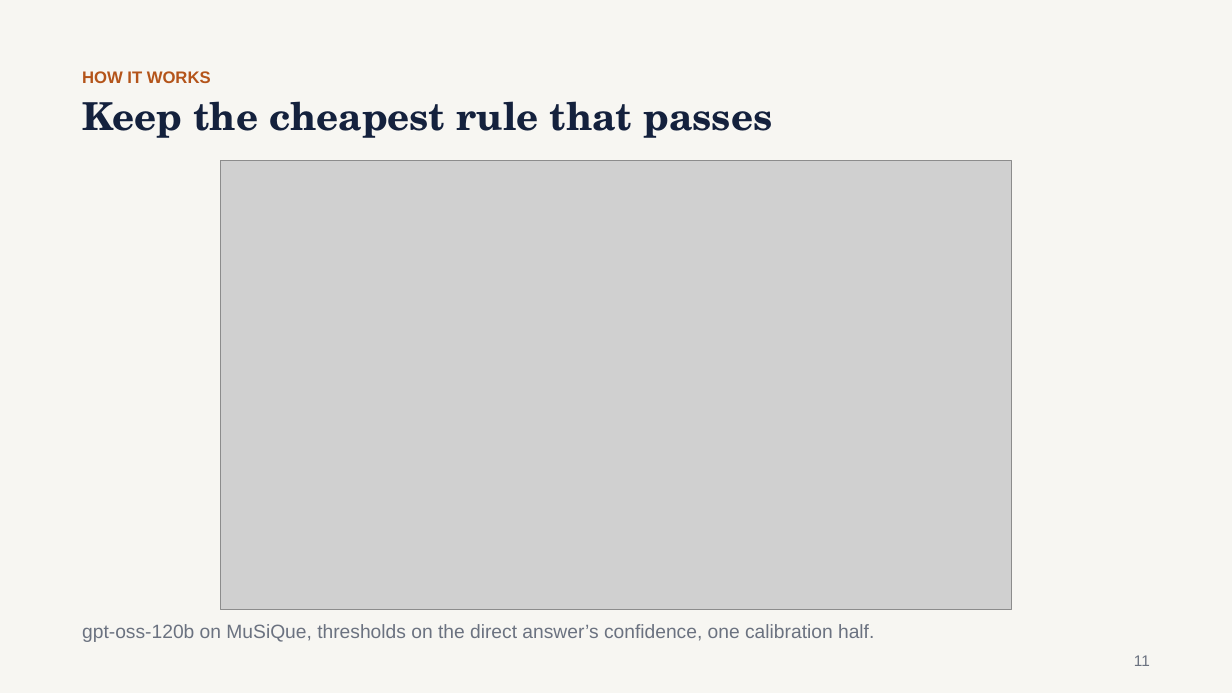
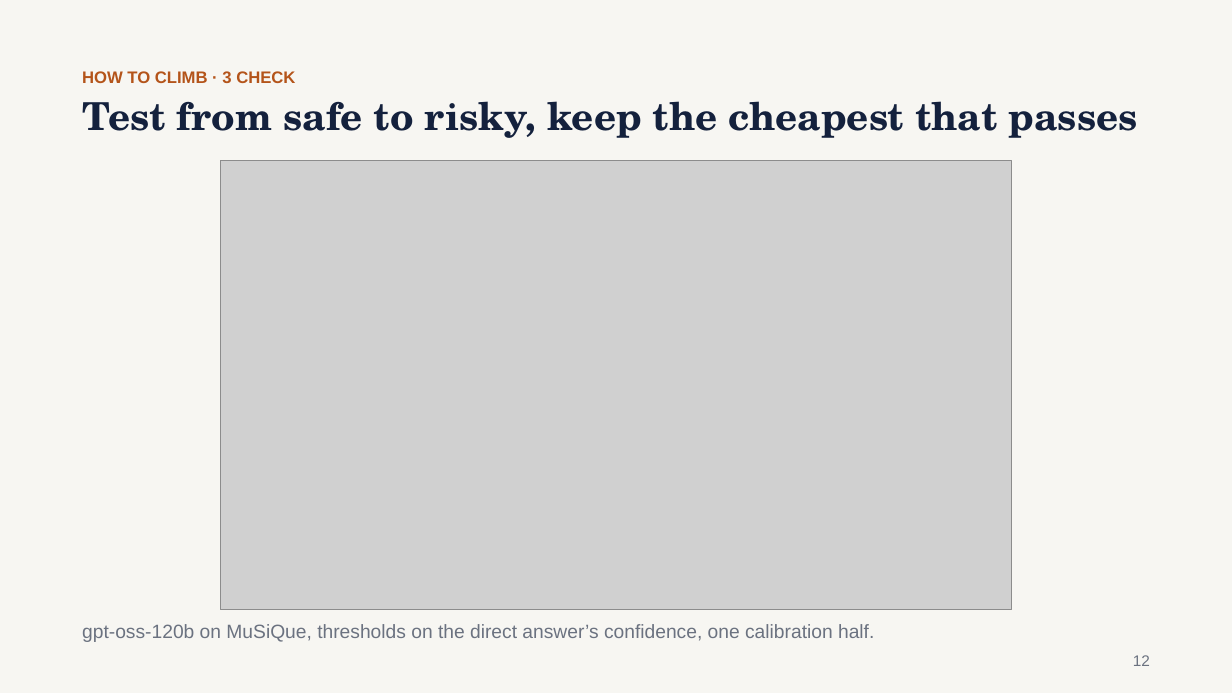
Before and after one commit to gaoj21/tokenbank, a slide deck: slide 12 of slides/CLIMB_talk.pptx (slide 11 before the commit). Drawn at 1232x693 pixels with LibreOffice and Linux fonts; fonts in the diff are those of the drawing; grey boxes stand for pictures. Boxes give left, top, right and bottom in pixels: in the first picture for what was removed or moved away, otherwise in the second. Text is boxed around its words. In the diff, an @@ line names an element or a change of style, - is before the commit and + after.

```diff
--- a/slides/CLIMB_talk.pptx
+++ b/slides/CLIMB_talk.pptx
@@ text at box(82, 71, 295, 83): text changed @@
-HOW IT WORKS
+HOW TO CLIMB · 3 CHECK
@@ text at box(82, 101, 1138, 138): text changed @@
-Keep the cheapest rule that passes
+Test from safe to risky, keep the cheapest that passes
@@ text at box(1133, 655, 1150, 666): text changed @@
-11
+12
```
Also in this commit, not shown: 10 other slides changed, 4 slides added, 3 slides removed, 2 other files.
